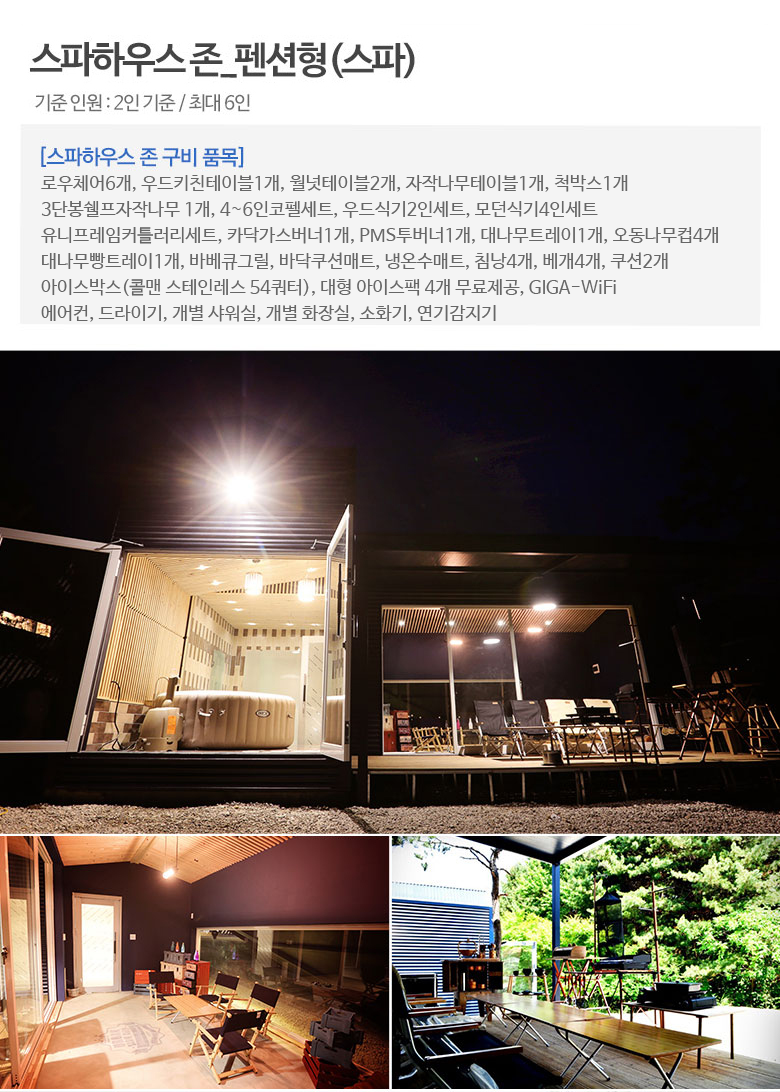
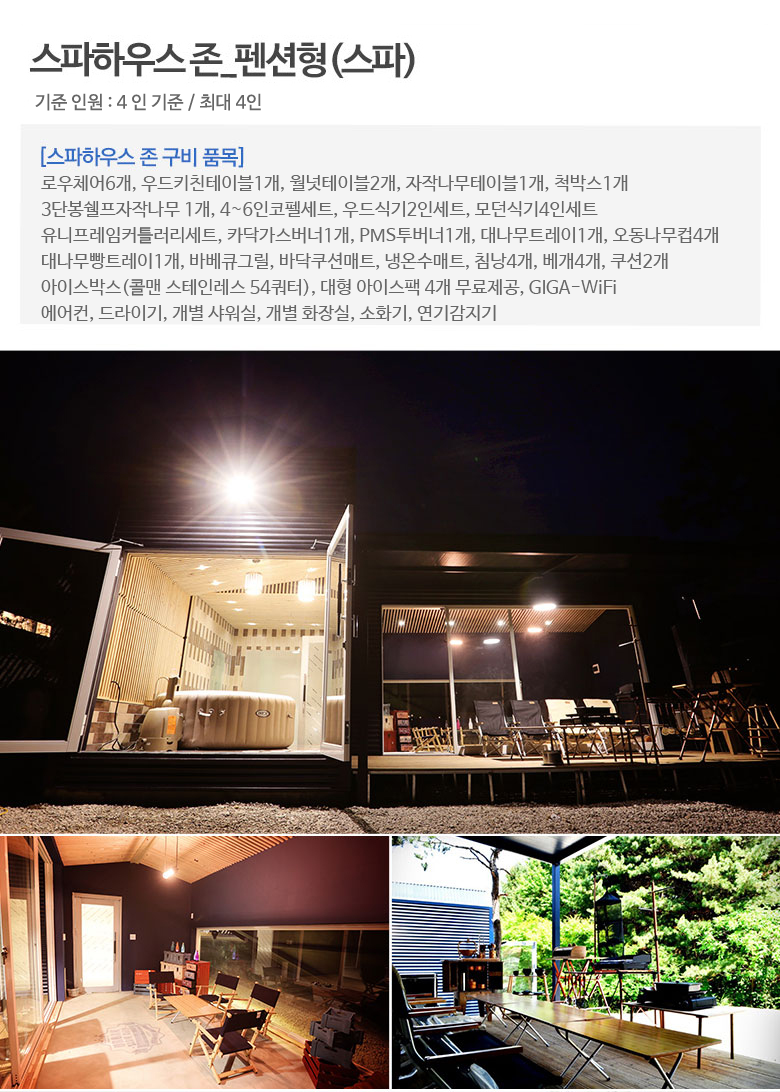
Before/after of a 780 x 1092 layered artwork. What changed in the layer stack:
added layer "기준 인원 : 4 인 기준 / 최대 4인" above "레이어 1" over [35, 93, 261, 111]
painted on "배경" over [29, 91, 261, 115]
